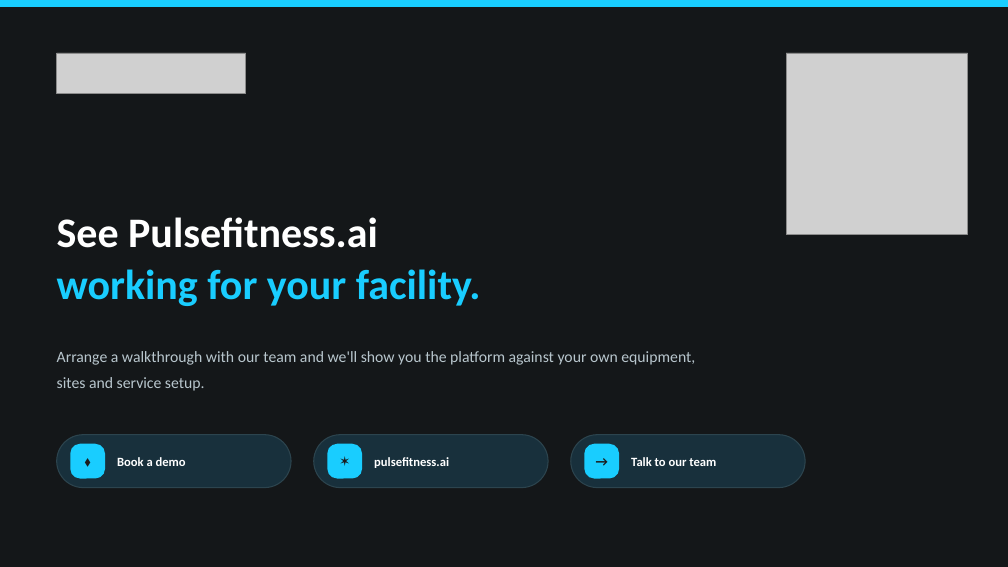
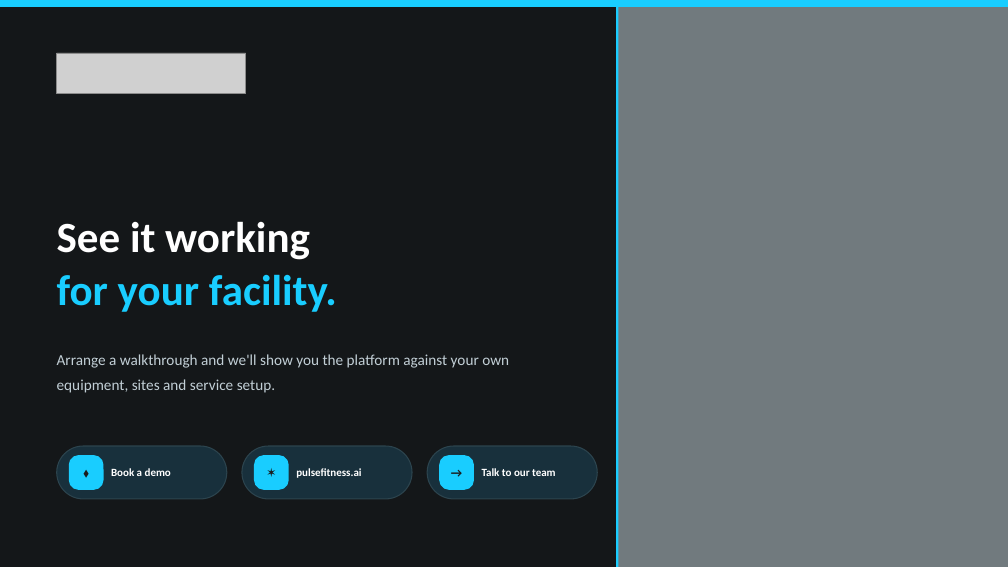
Before and after one commit to PulsefitnessIT/PulseFitnessAI, a slide deck: slide 16 of decks/Pulsefitness_Commercial_Presentation.pptx (slide 22 before the commit). Drawn at 1008x567 pixels with LibreOffice and Linux fonts; fonts in the diff are those of the drawing; grey boxes stand for pictures. Boxes give left, top, right and bottom in pixels: in the first picture for what was removed or moved away, otherwise in the second. Text is boxed around its words. In the diff, an @@ line names an element or a change of style, - is before the commit and + after.

```diff
--- a/decks/Pulsefitness_Commercial_Presentation.pptx
+++ b/decks/Pulsefitness_Commercial_Presentation.pptx
@@ picture added at <box>616,0,1008,567</box> @@
@@ rectangle added at <box>616,0,1008,567</box>, fill #0B1D26 at 48% opacity @@
@@ rectangle added at <box>616,0,619,567</box>, fill #19CDFF @@
@@ picture removed at <box>786,53,968,234</box> @@
@@ text at <box>57,221,337,312</box>: text changed; size 40 to 41 pt @@
-See Pulsefitness.ai
-working for your facility.
+See it working
+for your facility.
@@ text at <box>57,354,509,393</box>: text changed; size 15 to 14.5 pt; text colour #B8C6CD to #C2CFD6 @@
-Arrange a walkthrough with our team and we'll show you the platform against your own equipment, sites and service setup.
+Arrange a walkthrough and we'll show you the platform against your own equipment, sites and service setup.
@@ rounded rectangle: place and size @@
-rounded rectangle at <box>57,435,291,488</box>
+rounded rectangle at <box>57,446,227,499</box>
@@ text "Book a demo": place and size @@
-text "Book a demo" at <box>117,457,186,466</box>
+text "Book a demo" at <box>111,468,171,476</box>
@@ rounded rectangle added at <box>242,446,412,499</box>, fill #18303C, outline #2C444E 1 pt @@
@@ text "pulsefitness.ai": place and size @@
-text "pulsefitness.ai" at <box>374,457,449,468</box>
+text "pulsefitness.ai" at <box>296,468,361,478</box>
@@ rounded rectangle: place and size @@
-rounded rectangle at <box>314,435,548,488</box>
+rounded rectangle at <box>427,446,597,499</box>
@@ size 12 to 10.5 pt in 3 elements at <box>111,468,171,476</box>, <box>296,468,361,478</box>, <box>482,468,556,476</box> @@
@@ text "Talk to our team": place and size @@
-text "Talk to our team" at <box>631,457,716,466</box>
+text "Talk to our team" at <box>482,468,556,476</box>
@@ rounded rectangle removed at <box>571,435,805,488</box> @@
@@ rounded rectangle: place and size @@
-rounded rectangle at <box>70,444,105,479</box>
+rounded rectangle at <box>69,455,104,490</box>
@@ text "⬧": place and size @@
-text "⬧" at <box>70,444,105,479</box>
+text "⬧" at <box>69,455,104,490</box>
@@ rounded rectangle: place and size @@
-rounded rectangle at <box>327,444,362,479</box>
+rounded rectangle at <box>254,455,289,490</box>
@@ text "✶": place and size @@
-text "✶" at <box>327,444,362,479</box>
+text "✶" at <box>254,455,289,490</box>
@@ size 13 to 12 pt in 3 elements at <box>69,455,104,490</box>, <box>254,455,289,490</box>, <box>439,455,474,490</box> @@
@@ rounded rectangle: place and size @@
-rounded rectangle at <box>585,444,619,479</box>
+rounded rectangle at <box>439,455,474,490</box>
@@ text "→": place and size @@
-text "→" at <box>585,444,619,479</box>
+text "→" at <box>439,455,474,490</box>
```
Also in this commit, not shown: 12 other slides changed, 3 slides added, 9 slides removed, 26 other files.
